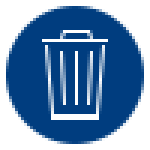
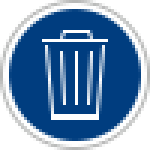
Revision of a layered 150×150 image; what changed, layer by layer:
added layer "Ellipse 1 Kopie" above "Ellipse 1" over <box>0,0,150,150</box>
painted on "Ellipse 1" over <box>6,6,144,144</box>
